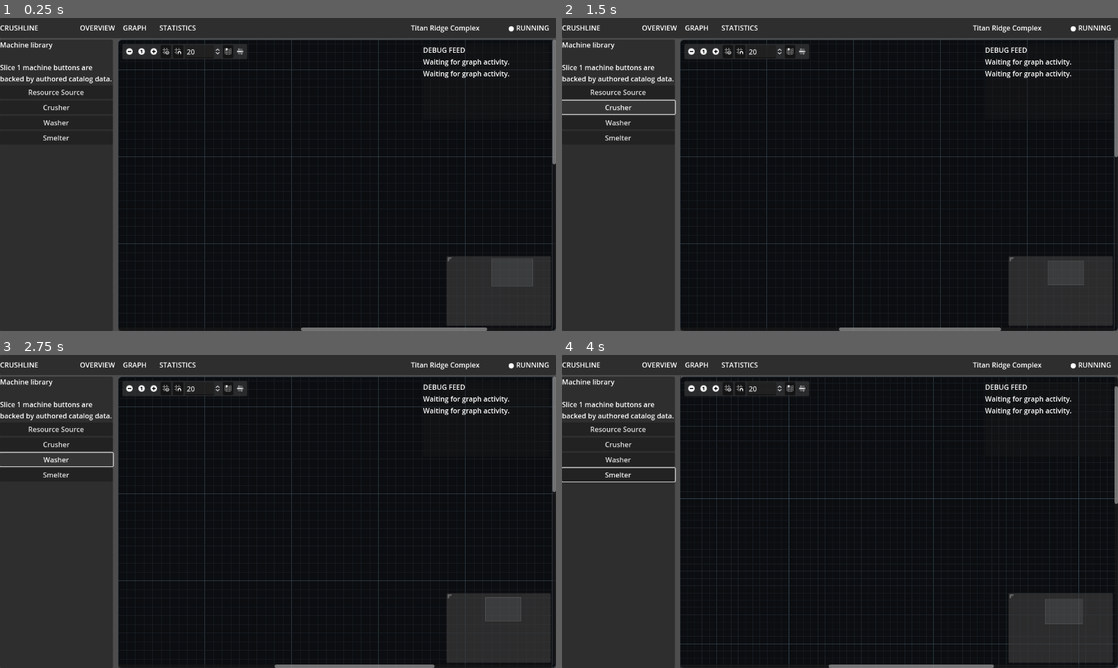
Above: before the commit, frames 1-4 (two rows, left to right).
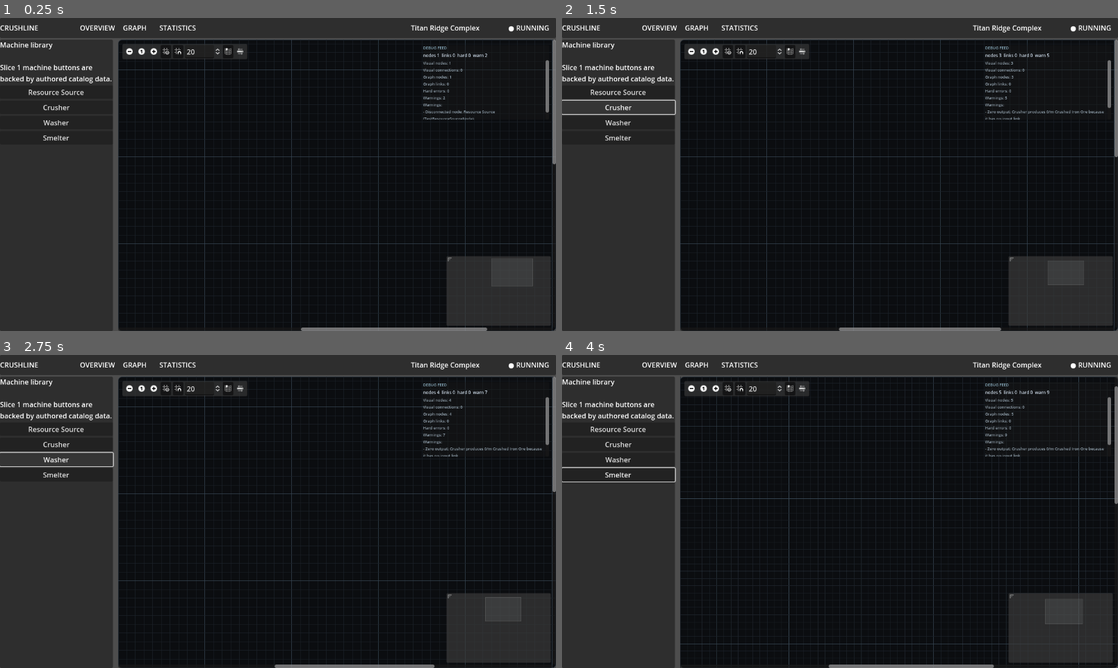
Above: after the commit, the same moments.

Repository: killerbearddude/Crushline-Godot
Game: Godot game, scene res://scenes/main/Main.tscn
Same seed, same stepped clock (60 frames per second), same inputs: the game is played once before the commit and once after it.
Inputs (mouse positions are in pixels of both pictures, inside the frame that each line leads up to):
- Up to frame 1 (0.25 s): no input
- Up to frame 2 (1.5 s): click "Resource Source" at 0.5 s; click "Crusher" at 1.25 s
- Up to frame 3 (2.75 s): click "Washer" at 2 s
- Up to frame 4 (4 s): click "Smelter" at 2.75 s; click (689, 389) at 3.5 s

The runs differ from the first frame. In frame 1, 0.9% of the frame differs, in the area x 76-99%, y 9-33%; in frame 2, 0.9%; in frame 3, 0.9%; in frame 4, 0.9%.
Error before the commit: Invalid assignment of property or key 'text' with value of type 'String' on a base object of type 'null instance'. (res://scripts/ui/main_controller.gd:15)

Commit message:
Style diagnostics text smaller and thinner

Diff:
--- a/scripts/ui/main_controller.gd
+++ b/scripts/ui/main_controller.gd
@@ -2,17 +2,25 @@
 
 const Slice1MachineCatalog = preload("res://scripts/content/slice1_machine_catalog.gd")
 
+const DETAIL_LINE_LIMIT := 9
+const DEBUG_HEADER_COLOR := Color(0.62, 0.78, 0.86, 0.82)
+const DEBUG_SUMMARY_COLOR := Color(0.88, 0.94, 1.0, 0.90)
+const DEBUG_DETAIL_COLOR := Color(0.72, 0.80, 0.86, 0.78)
+
 @onready var graph_view := get_node("Root/Body/WorkArea/ProductionGraphView") as GraphEdit
-@onready var diagnostics_label := get_node("Root/Body/WorkArea/DiagnosticsOverlay/DiagnosticsLabel") as Label
+@onready var diagnostics_header := get_node("Root/Body/WorkArea/DiagnosticsOverlay/DiagnosticsContents/DiagnosticsHeader") as Label
+@onready var diagnostics_summary_label := get_node("Root/Body/WorkArea/DiagnosticsOverlay/DiagnosticsContents/DiagnosticsSummaryLabel") as Label
+@onready var diagnostics_label := get_node("Root/Body/WorkArea/DiagnosticsOverlay/DiagnosticsContents/DiagnosticsScroll/DiagnosticsLabel") as Label
 
 func _ready() -> void:
+	_style_diagnostics_overlay()
 	_bind_machine_buttons()
 
 	if graph_view.has_signal("status_text_changed"):
 		graph_view.connect("status_text_changed", _on_graph_status_text_changed)
 
 	if graph_view.has_method("describe_graph_status"):
-		diagnostics_label.text = graph_view.call("describe_graph_status")
+		_set_diagnostics_text(graph_view.call("describe_graph_status"))
 
 
 func _bind_machine_buttons() -> void:
@@ -39,4 +47,65 @@
 
 
 func _on_graph_status_text_changed(text: String) -> void:
-	diagnostics_label.text = text
+	_set_diagnostics_text(text)
+
+
+func _style_diagnostics_overlay() -> void:
+	diagnostics_header.add_theme_font_size_override("font_size", 9)
+	diagnostics_header.add_theme_color_override("font_color", DEBUG_HEADER_COLOR)
+	diagnostics_summary_label.add_theme_font_size_override("font_size", 10)
+	diagnostics_summary_label.add_theme_color_override("font_color", DEBUG_SUMMARY_COLOR)
+	diagnostics_label.add_theme_font_size_override("font_size", 9)
+	diagnostics_label.add_theme_color_override("font_color", DEBUG_DETAIL_COLOR)
+
+
+func _set_diagnostics_text(text: String) -> void:
+	diagnostics_summary_label.text = _diagnostics_summary(text)
+	diagnostics_label.text = _diagnostics_detail(text)
+
+
+func _diagnostics_summary(text: String) -> String:
+	var visual_nodes := _find_line_value(text, "Visual nodes:")
+	var visual_connections := _find_line_value(text, "Visual connections:")
+	var hard_errors := _find_line_value(text, "Hard errors:")
+	var warnings := _find_line_value(text, "Warnings:")
+	if visual_nodes.is_empty() and hard_errors.is_empty():
+		return "Waiting for graph activity."
+
+	return "nodes %s  links %s  hard %s  warn %s" % [
+		visual_nodes if not visual_nodes.is_empty() else "0",
+		visual_connections if not visual_connections.is_empty() else "0",
+		hard_errors if not hard_errors.is_empty() else "0",
+		warnings if not warnings.is_empty() else "0",
+	]
+
+
+func _diagnostics_detail(text: String) -> String:
+	var selected_lines: Array[String] = []
+	for line in text.split("\n"):
+		var clean_line := line.strip_edges()
+		if clean_line.is_empty():
+			continue
+		if clean_line.begins_with("Graph status"):
+			continue
+		if clean_line.begins_with("Evaluator status"):
+			continue
+		if clean_line.begins_with("No hard structural errors"):
+			continue
+		if clean_line.begins_with("- Graph nodes"):
+			continue
+		if clean_line.begins_with("- Graph links"):
+			continue
+		selected_lines.append(clean_line)
+		if selected_lines.size() >= DETAIL_LINE_LIMIT:
+			break
+
+	return "\n".join(selected_lines)
+
+
+func _find_line_value(text: String, prefix: String) -> String:
+	for line in text.split("\n"):
+		var clean_line := line.strip_edges()
+		if clean_line.begins_with(prefix):
+			return clean_line.trim_prefix(prefix).strip_edges()
+	return ""
